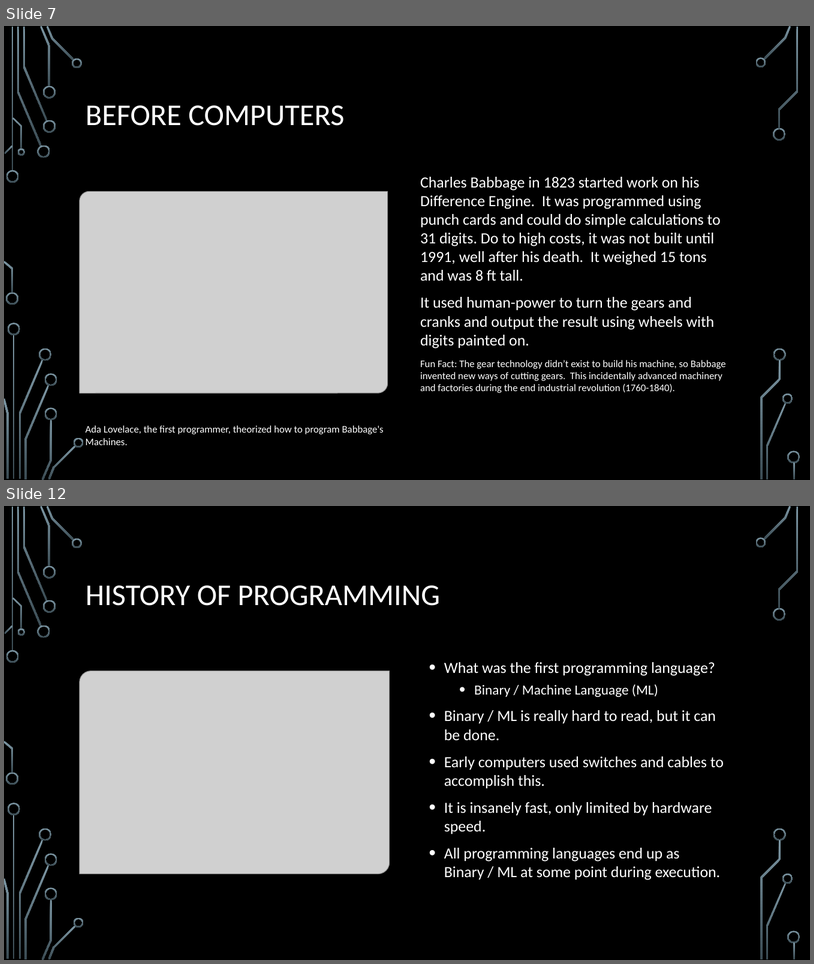
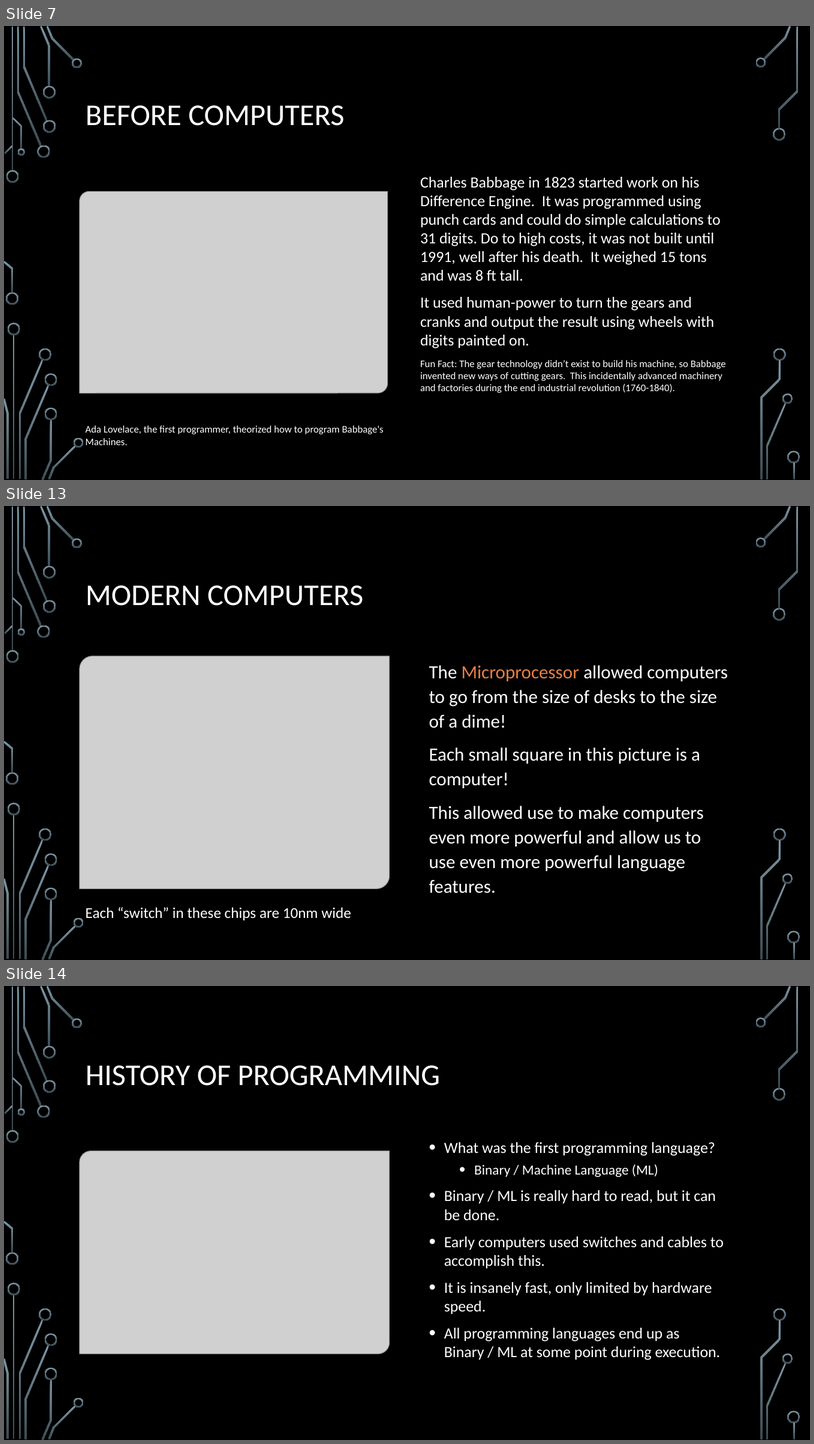
Before and after one commit to rbaker26/Programming-Merit-Badge, a slide deck: ProgrammingMB.pptx. Shown one above the other, each under a label of ours: slides 7 and 12 before the commit, slides 7, 13 and 14 after it; the slides between them are not shown. The pictures are 814x964 and 814x1444 pixels, drawn with LibreOffice and Linux fonts; fonts in the diff are those of the drawing; grey boxes stand for pictures; background and template pictures are left out. Boxes give left, top, right and bottom in pixels: in the first picture for what was removed or moved away, otherwise in the second. Text is boxed around its words. In the diff, an @@ line names an element or a change of style, - is before the commit and + after.

```diff
--- a/ProgrammingMB.pptx
+++ b/ProgrammingMB.pptx
@@ slide 13 added at (4, 506, 810, 960), background picture (left out); not listed: 36 template elements that a slide beside it also shows @@
@@ title added at (86, 585, 363, 606), 36 pt, text #FFFFFF @@
+MODERN COMPUTERS
@@ picture added at (80, 656, 390, 889) @@
@@ text added at (429, 665, 728, 893), 22.2 pt, text #FFFFFF @@
+The Microprocessor allowed computers to go from the size of desks to the size of a dime!
+Each small square in this picture is a computer!
+This allowed use to make computers even more powerful and allow us to use even more powerful language features.
@@ text added at (86, 907, 351, 920), 18 pt, text #FFFFFF @@
+Each “switch” in these chips are 10nm wide
@@ what was slide 12 is now slide 14 @@
```
Also in this commit, not shown: 5 slides changed, 2 other slides added, 2 slides removed.
